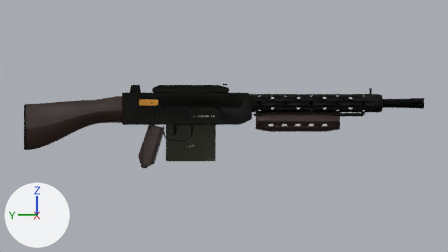
The Blender file assets/source/weapons-1970s/lmg.blend, before and after one commit.
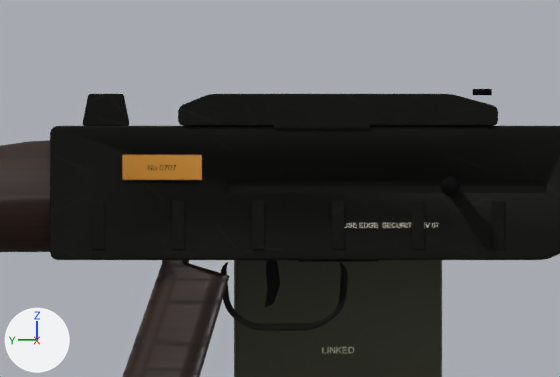
The first picture shows the older version from the file's camera 'Studio camera'. The close-ups show the older and then the newer version on the part from 25% to 54% of the width and 25% to 61% of the height of that picture. Only the edits that show in the close-ups are written down. Arrows for +X, +Y and +Z are at lower left; the lights stay in place.

The older version as bpy lines, for what is in view:
```python
me_receiver = bpy.data.meshes.new('Receiver')
me_receiver.from_pydata(...)  # 5032 vertices, 3878 faces; spans x -0.03..0.03, y -0.19..0.15, z -0.078..0.07
# faces by material slot: [1250, 54, 558, 2016]
me_receiver.materials.append(mat_parkerized_steel)
me_receiver.materials.append(mat_aged_brass)
me_receiver.materials.append(mat_blackened_steel)
me_receiver.materials.append(mat_stencil_paint)  # pale yellow #eae5ce
me_stock = bpy.data.meshes.new('Stock')
me_stock.from_pydata(...)  # 1410 vertices, 1248 faces; spans x -0.027..0.027, y -0.42..0.406, z -0.148..0.041
# faces by material slot: [1182, 66]
me_stock.materials.append(mat_dark_walnut)
me_stock.materials.append(mat_parkerized_steel)
me_trigger = bpy.data.meshes.new('Trigger')
me_trigger.from_pydata(...)  # 268 vertices, 228 faces; spans x -0.0045..0.0045, y -0.0058..0.0037, z -0.0314..-0.002
me_trigger.materials.append(mat_blackened_steel)
ob_receiver = bpy.data.objects.new('Receiver', me_receiver)
ob_receiver.location = (0.0, 0.0, 0.0)
ob_stock = bpy.data.objects.new('Stock', me_stock)
ob_stock.location = (0.0, 0.0, 0.0)
ob_trigger = bpy.data.objects.new('Trigger', me_trigger)
ob_trigger.location = (0.0, 0.012, -0.032)
# also in view: 'Ammo box' at (0.064, -0.03, -0.061); 'Feed cover' at (0.0, -0.03, 0.061)
```
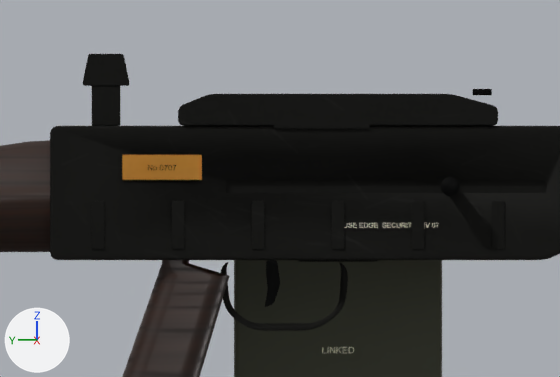
Location of each change, [x1, y1, x2, y2] in pixels of the close-ups (560 x 377 px; the box of a moved part takes in the faces that stretch with it):
'Receiver', reshaped
    before: [50, 94, 560, 331]
    after: [50, 54, 560, 331]
part 1 of me_receiver, added
    after: [92, 86, 120, 126]
part 2 of me_receiver, moved or reshaped
    before: [83, 94, 129, 126]
    after: [83, 54, 129, 86]
part 3 of me_receiver, surface changed
    before: [80, 94, 204, 181]
    after: [80, 54, 204, 181]

The change in detail:
me_receiver is used by ob_receiver; location (0.0, 0.0, 0.0).
me_receiver had 5032 vertices, 3878 faces and spanned x -0.03..0.03, y -0.19..0.15, z -0.078..0.07.
me_receiver now has 5088 vertices, 3932 faces and spans x -0.03..0.03, y -0.19..0.15, z -0.078..0.095.
me_receiver part 1: a new loose piece of 56 vertices spanning x -0.009..0.009, y 0.106..0.124, z 0.05..0.08, in mat_parkerized_steel.
Part 2, on me_receiver:
208 vertices in x -0.01..0.01, y 0.1..0.13, z 0.05..0.07 move by (0.0, 0.0, 0.025).
me_receiver part 3: 3878 kept faces spanning x -0.03..0.03, y -0.19..0.15, z -0.078..0.095 get new texture (UV) coordinates.
